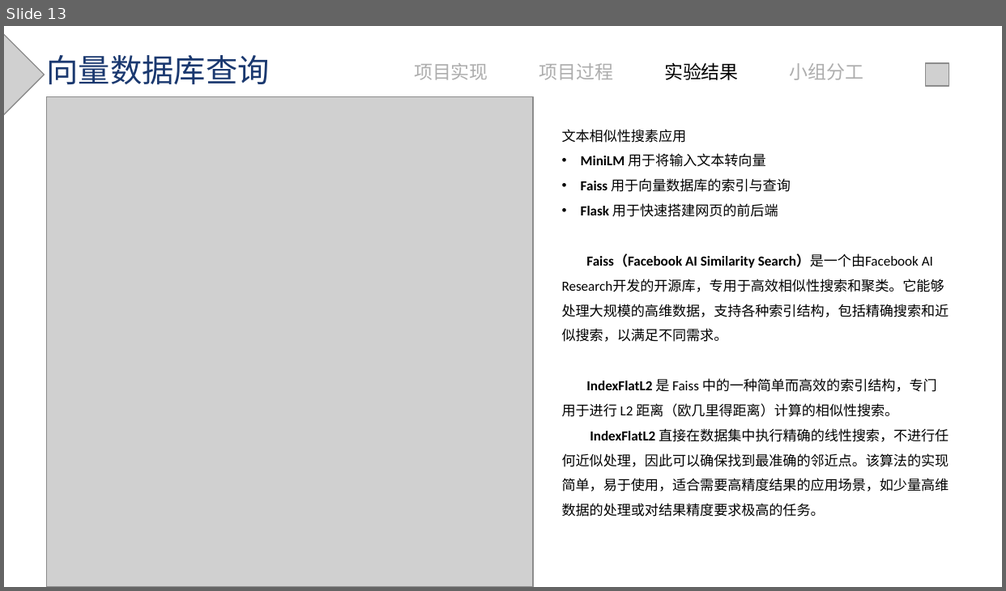
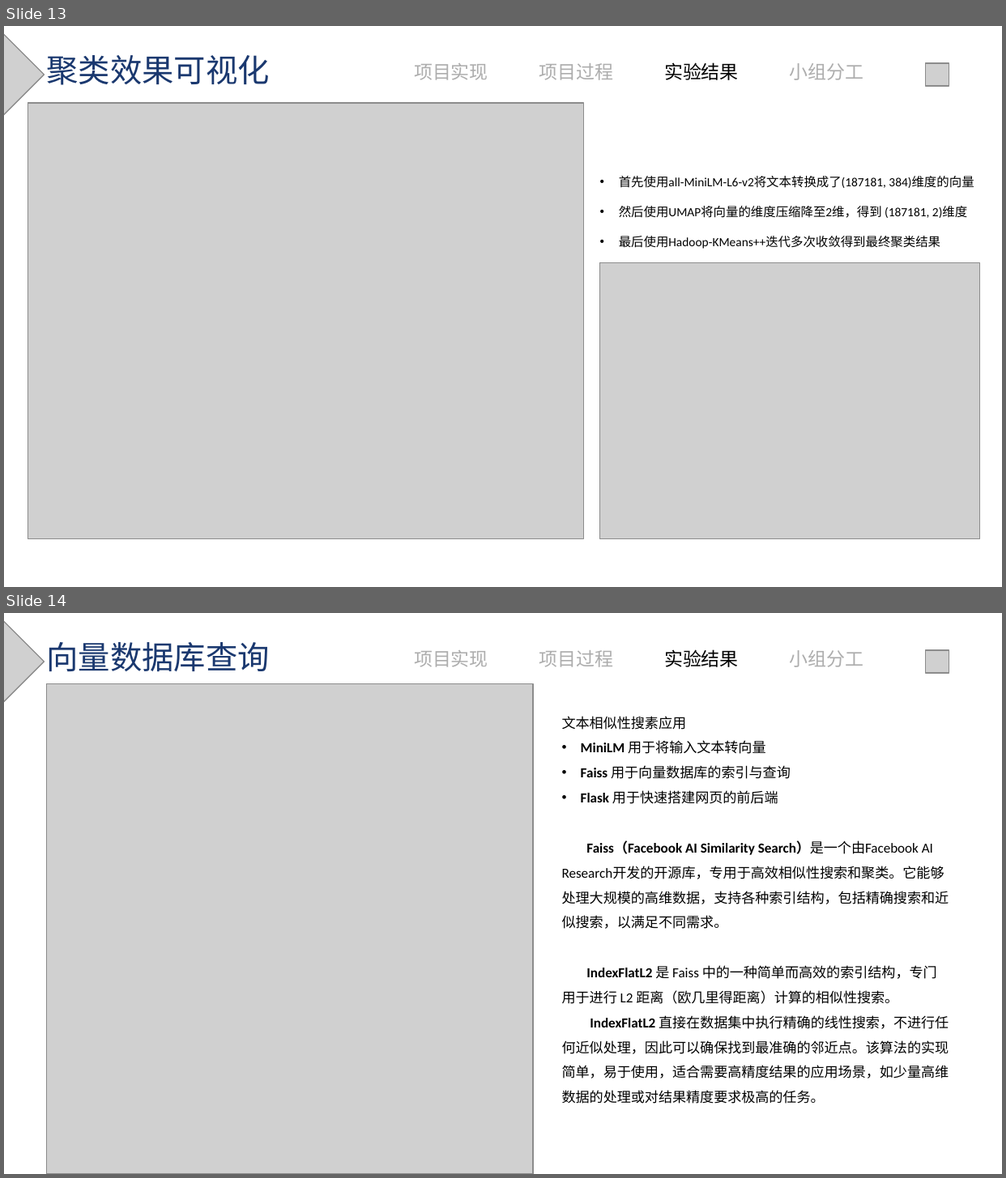
Before and after one commit to Invisiphantom/KMeans-Hadoop, a slide deck: PPT.pptx. Shown one above the other, each under a label of ours: slide 13 before the commit, slides 13 and 14 after it. The pictures are 1006x591 and 1006x1178 pixels, drawn with LibreOffice and Linux fonts; fonts in the diff are those of the drawing; grey boxes stand for pictures. Boxes give left, top, right and bottom in pixels: in the first picture for what was removed or moved away, otherwise in the second. Text is boxed around its words. In the diff, an @@ line names an element or a change of style, - is before the commit and + after.

```diff
--- a/PPT.pptx
+++ b/PPT.pptx
@@ slide 13 added at (4, 26, 1002, 587), background #FFFFFF @@
@@ picture added at (4, 26, 44, 160) @@
@@ text added at (46, 55, 270, 85), 23 pt, text #1A386F @@
+聚类效果可视化
@@ text added at (414, 63, 488, 80), 13.3 pt, text #ADADAD @@
+项目实现
@@ text added at (539, 63, 613, 80), 13.3 pt, text #ADADAD @@
+项目过程
@@ text added at (664, 62, 738, 80), 13.3 pt, text #000000 @@
+实验结果
@@ text added at (790, 63, 863, 80), 13.3 pt, text #ADADAD @@
+小组分工
@@ picture added at (925, 63, 949, 86) @@
@@ picture added at (28, 103, 584, 539) @@
@@ text added at (619, 176, 974, 249), 9 pt, text #000000 @@
+• 首先使用all-MiniLM-L6-v2将文本转换成了(187181, 384)维度的向量
+• 然后使用UMAP将向量的维度压缩降至2维，得到 (187181, 2)维度
+• 最后使用Hadoop-KMeans++迭代多次收敛得到最终聚类结果
@@ picture added at (600, 263, 979, 539) @@
@@ what was slide 13 is now slide 14 @@
```
Also in this commit, not shown: 3 other files.
